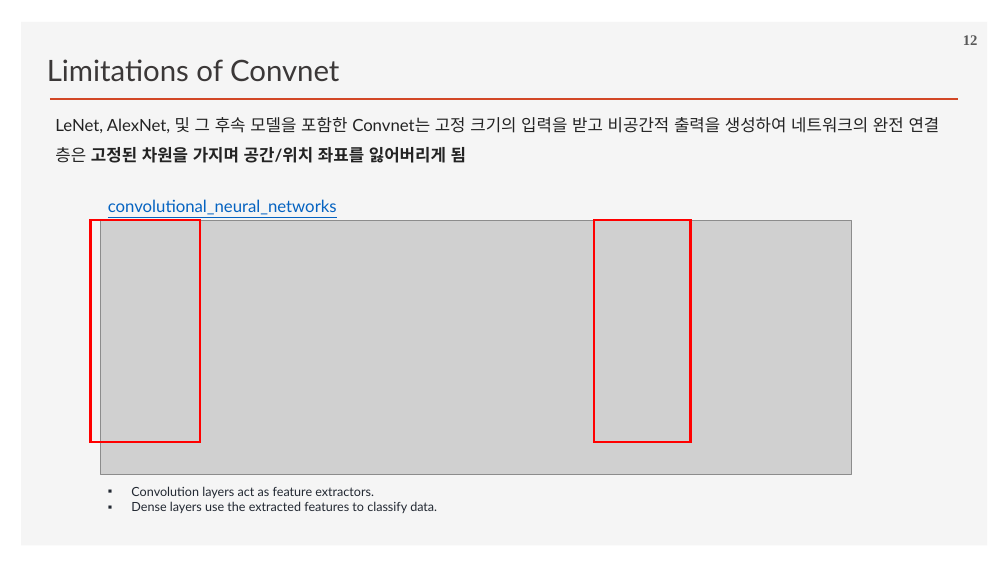
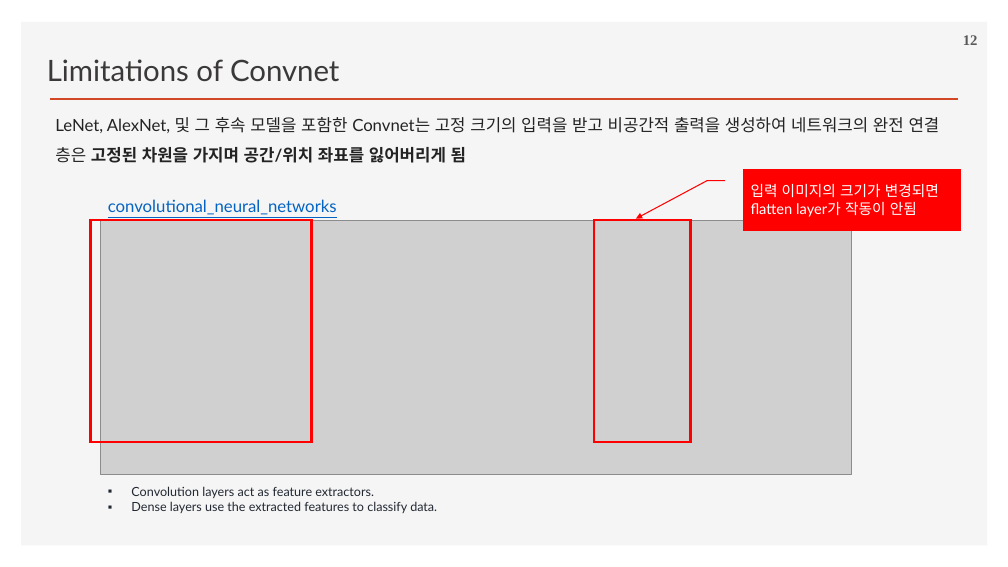
Before and after one commit to ancestor9/2026_Fall_Deep-Learning-with-Python, a slide deck: slide 12 of Chapter 11 Image segmentation.pptx. Drawn at 1008x567 pixels with LibreOffice and Linux fonts; fonts in the diff are those of the drawing; grey boxes stand for pictures; background and template pictures are left out. Boxes give left, top, right and bottom in pixels: in the first picture for what was removed or moved away, otherwise in the second. Text is boxed around its words. In the diff, an @@ line names an element or a change of style, - is before the commit and + after.

```diff
--- a/Chapter 11 Image segmentation.pptx
+++ b/Chapter 11 Image segmentation.pptx
@@ border callout added at bbox=[743, 169, 960, 231], fill #FF0000, outline #FF0000 1 pt, 14 pt, text #FFFFFF @@
+입력 이미지의 크기가 변경되면 flatten layer가 작동이 안됨
@@ rectangle: place and size @@
-rectangle at bbox=[91, 220, 200, 442]
+rectangle at bbox=[91, 220, 312, 442]
```
Also in this commit, not shown: 5 other slides changed.
